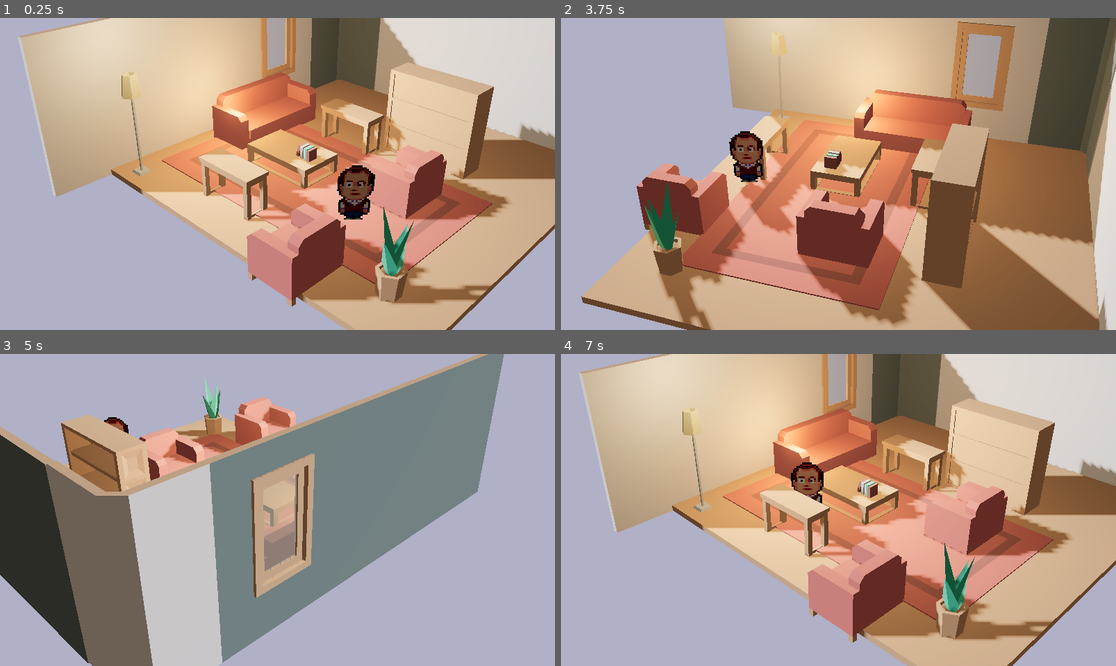
Above: before the commit, frames 1-4 (two rows, left to right).
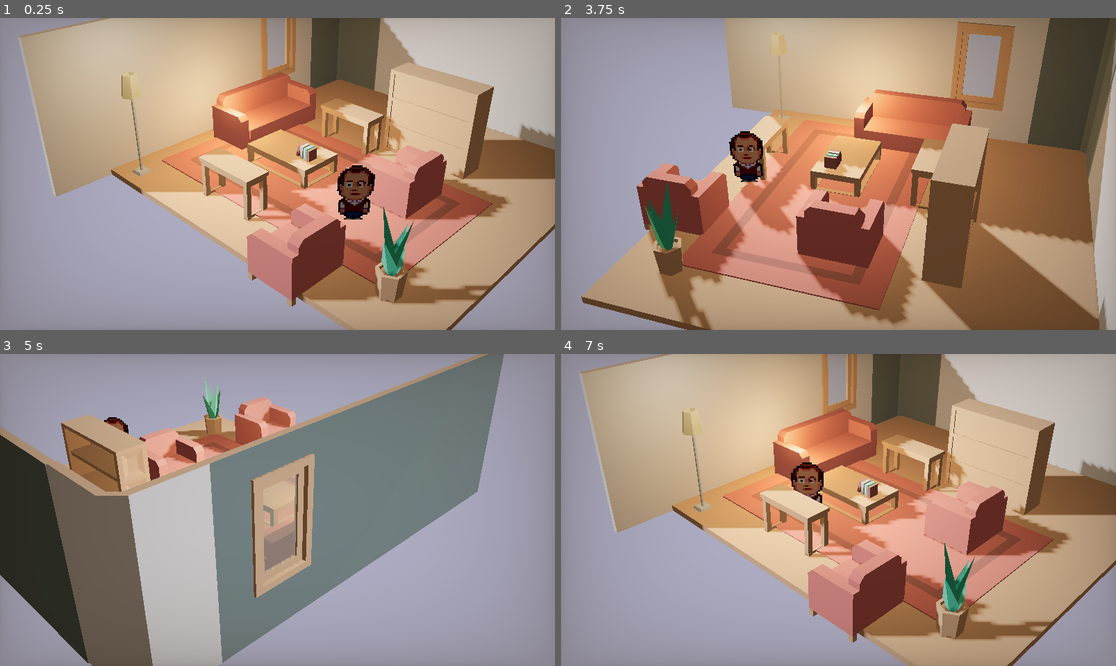
Above: after the commit, the same moments.

Repository: TerjeBallestad/godot-2D-HD
Game: Godot game, scene res://scenes/interior/interior_scene.tscn
Two runs of this game, one before a commit and one after it. Both use one fixed random seed, a clock stepped at 60 frames per second and the inputs below.
Inputs (mouse positions are in pixels of both pictures, inside the frame that each line leads up to):
- Up to frame 1 (0.25 s): no input
- Up to frame 2 (3.75 s): tap Enter at 0.5 s; move the mouse to (960, 158) at 0.52 s; tap Q at 0.6 s; click (960, 158) at 0.67 s; drag from (727, 189) to (810, 236) at 1.27 s; move the mouse to (894, 105) at 2.02 s; tap R at 2.1 s; click (894, 105) at 2.17 s; drag from (810, 236) to (672, 127) at 2.77 s; move the mouse to (1005, 220) at 3.52 s; tap E at 3.6 s; click (1005, 220) at 3.67 s
- Up to frame 3 (5 s): drag from (111, 463) to (194, 432) at 4.27 s
- Up to frame 4 (7 s): move the mouse to (866, 510) at 5.02 s; tap Q at 5.1 s; click (866, 510) at 5.17 s; drag from (755, 432) to (727, 525) at 5.77 s; move the mouse to (960, 494) at 6.52 s; tap R at 6.6 s; click (960, 494) at 6.67 s

The runs differ from the first frame. In frame 1, 29% of the frame differs, in the area x 0-100%, y 0-100%; in frame 2, 22%; in frame 3, 26%; in frame 4, 29%.

Commit message:
feat(04-03): add PostProcessing CanvasLayer with vignette ColorRect
- Add ext_resource for vignette.gdshader
- Add ShaderMaterial sub_resource with warm tint parameters
- Add CanvasLayer and ColorRect for full-screen post-processing
- mouse_filter=2 prevents blocking click-to-move input

Diff:
--- a/scenes/interior/interior_scene.tscn
+++ b/scenes/interior/interior_scene.tscn
@@ -16,6 +16,7 @@
 [ext_resource type="PackedScene" uid="uid://dwdkkh6i3t3xx" path="res://assets/models/furniture/books.glb" id="14_books"]
 [ext_resource type="PackedScene" uid="uid://c8xr2m5k7h3np" path="res://scenes/character/player_character.tscn" id="15_player"]
 [ext_resource type="Script" uid="uid://cpawxsitqkle8" path="res://scenes/interior/camera_rig.gd" id="16_camera_rig"]
+[ext_resource type="Shader" path="res://shaders/vignette.gdshader" id="17_vignette"]
 
 [sub_resource type="NavigationMesh" id="NavigationMesh_1"]
 geometry_parsed_geometry_type = 1
@@ -58,6 +59,14 @@
 [sub_resource type="BoxShape3D" id="BoxShape3D_1"]
 size = Vector3(4, 0.1, 4)
 
+[sub_resource type="ShaderMaterial" id="ShaderMaterial_vignette"]
+shader = ExtResource("17_vignette")
+shader_parameter/vignette_intensity = 0.4
+shader_parameter/vignette_opacity = 0.3
+shader_parameter/vignette_color = Color(0.15, 0.1, 0.05, 1)
+shader_parameter/edge_blur_strength = 0.3
+shader_parameter/edge_blur_size = 1.5
+
 [node name="InteriorScene" type="Node3D" unique_id=1594013898]
 script = ExtResource("1_script")
 
@@ -208,3 +217,15 @@
 fov = 29.7
 near = 0.1
 far = 100.0
+
+[node name="PostProcessing" type="CanvasLayer" parent="."]
+layer = 0
+
+[node name="Vignette" type="ColorRect" parent="PostProcessing"]
+anchors_preset = 15
+anchor_right = 1.0
+anchor_bottom = 1.0
+grow_horizontal = 2
+grow_vertical = 2
+mouse_filter = 2
+material = SubResource("ShaderMaterial_vignette")
